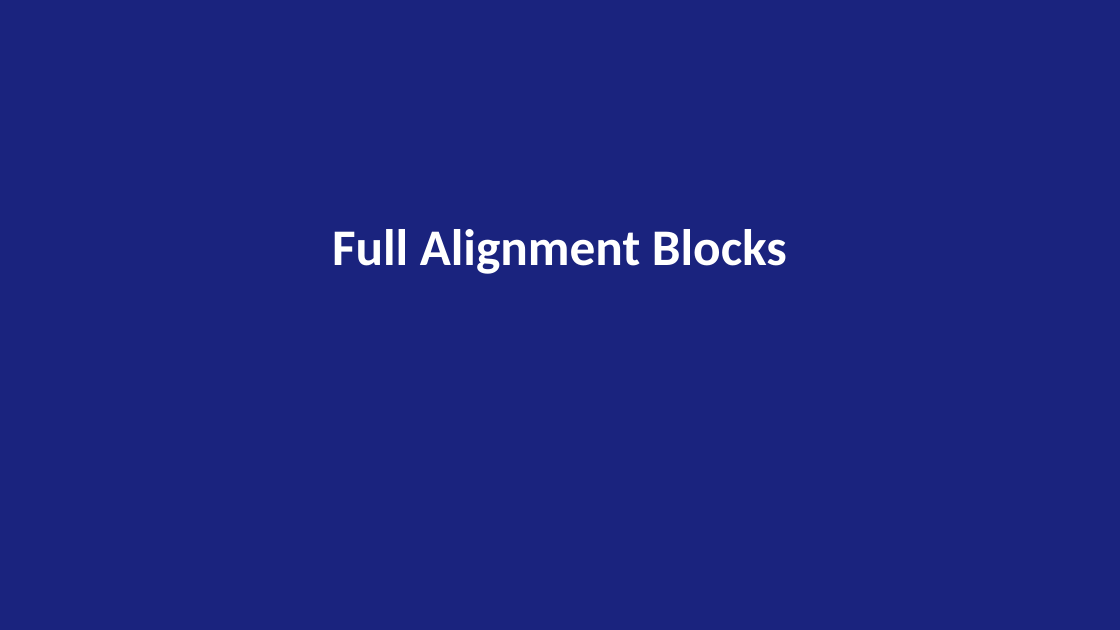
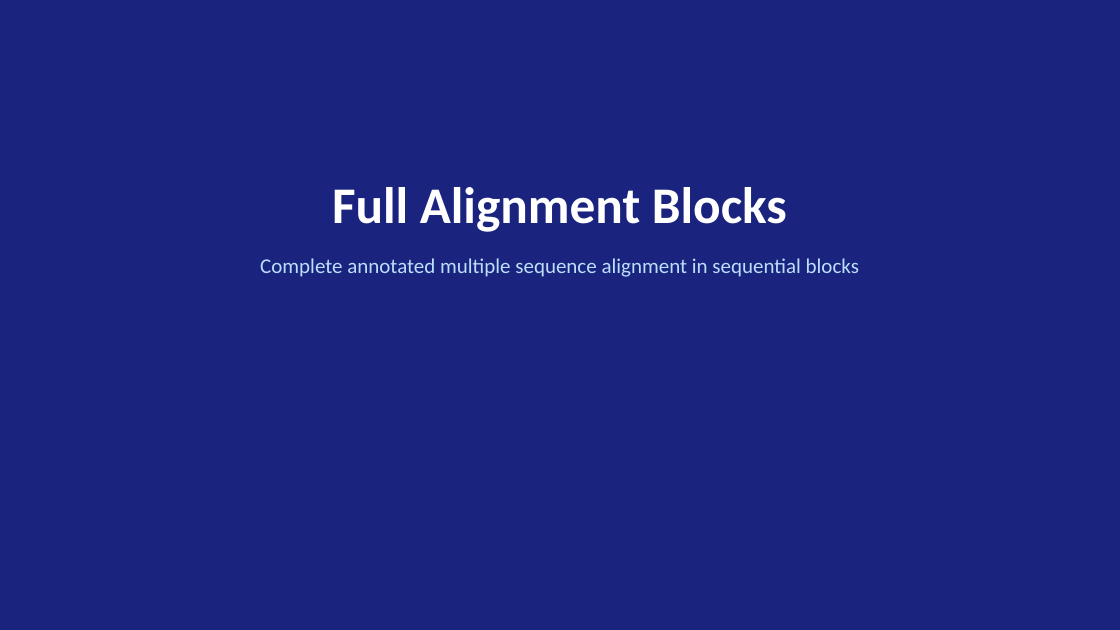
Before and after one commit to idobleicher/dianaMega, a slide deck: slide 19 of ubr3_alignment/UBR3_Analysis_Figures.pptx. Drawn at 1120x630 pixels with LibreOffice and Linux fonts; fonts in the diff are those of the drawing. Boxes give left, top, right and bottom in pixels: in the first picture for what was removed or moved away, otherwise in the second. Text is boxed around its words. In the diff, an @@ line names an element or a change of style, - is before the commit and + after.

```diff
--- a/ubr3_alignment/UBR3_Analysis_Figures.pptx
+++ b/ubr3_alignment/UBR3_Analysis_Figures.pptx
@@ text "Full Alignment Blocks": place and size @@
-text "Full Alignment Blocks" at (332, 229, 787, 274)
+text "Full Alignment Blocks" at (260, 187, 859, 277)
@@ text at (260, 258, 859, 277): paragraph added @@
+Complete annotated multiple sequence alignment in sequential blocks
```
Also in this commit, not shown: 20 other slides changed, 31 slides added, 31 slides removed, 3 other files.
